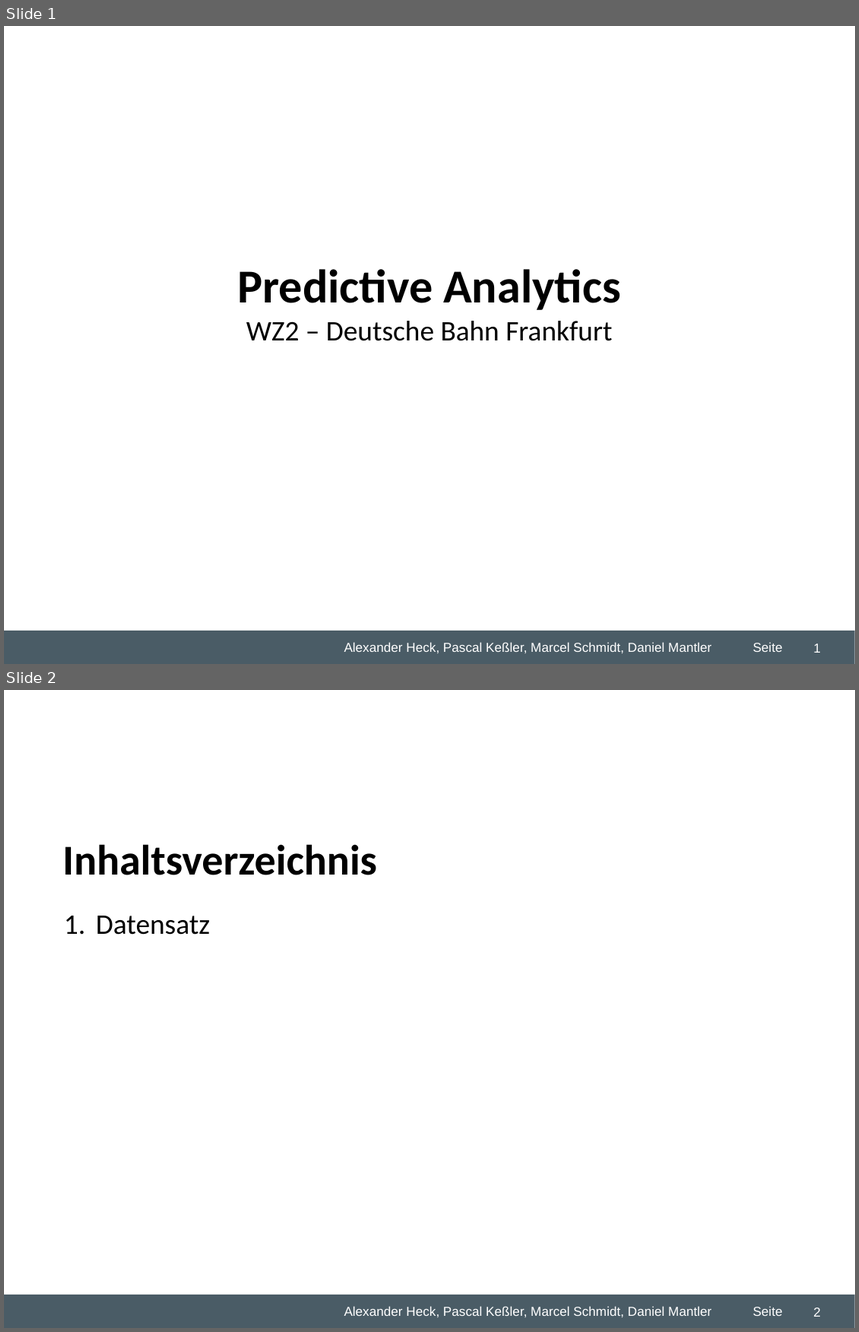
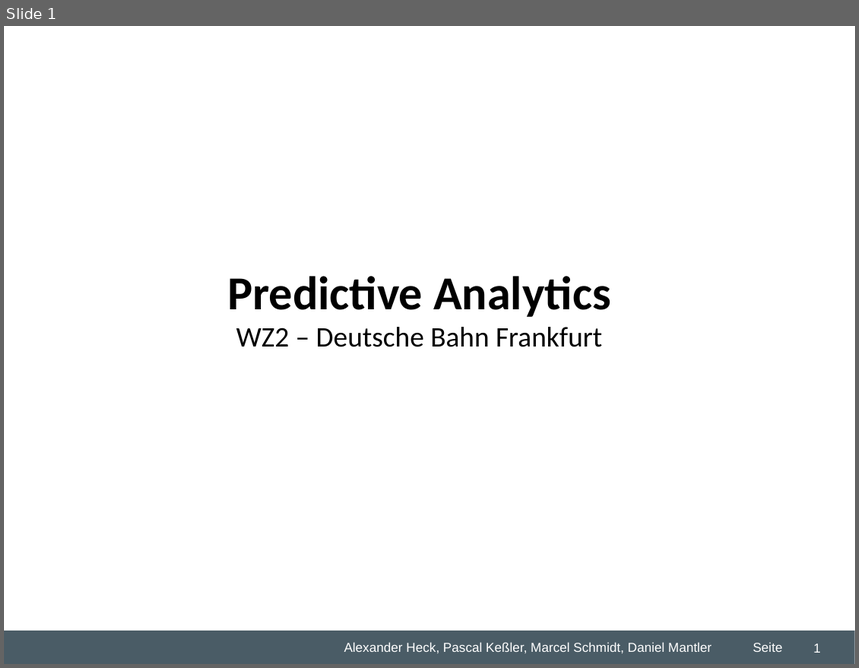
Before and after one commit to dmntlr/predictiveproject, a slide deck: Desktop/Studium/5. Semester/Predictive Analytics/Gruppenarbeit/WZ2 Predicitve Analytics Übung.ppt. Shown one above the other, each under a label of ours: slides 1 and 2 before the commit, slide 1 after it. The pictures are 859x1332 and 859x668 pixels, drawn with LibreOffice and Linux fonts; fonts in the diff are those of the drawing; background and template pictures are left out. Boxes give left, top, right and bottom in pixels: in the first picture for what was removed or moved away, otherwise in the second. Text is boxed around its words. In the diff, an @@ line names an element or a change of style, - is before the commit and + after.

```diff
--- a/Desktop/Studium/5. Semester/Predictive Analytics/Gruppenarbeit/WZ2 Predicitve Analytics Übung.ppt
+++ b/Desktop/Studium/5. Semester/Predictive Analytics/Gruppenarbeit/WZ2 Predicitve Analytics Übung.ppt
@@ slide 2 removed at (4, 690, 855, 1328), background #FFFFFF; not listed: 5 template elements that a slide beside it also shows @@
@@ text removed at (63, 844, 377, 875) @@
-Inhaltsverzeichnis
@@ text removed at (96, 916, 210, 935) @@
-1. Datensatz
@@ page number removed at (813, 1308, 821, 1317) @@
-2
@@ slide 1 changed as well @@
@@ text "Predictive Analytics": place and size @@
-text "Predictive Analytics" at (238, 269, 621, 341)
+text "Predictive Analytics" at (227, 276, 611, 347)
```
Also in this commit, not shown: 6 slides added, 1 other slide removed, 2 other files.
